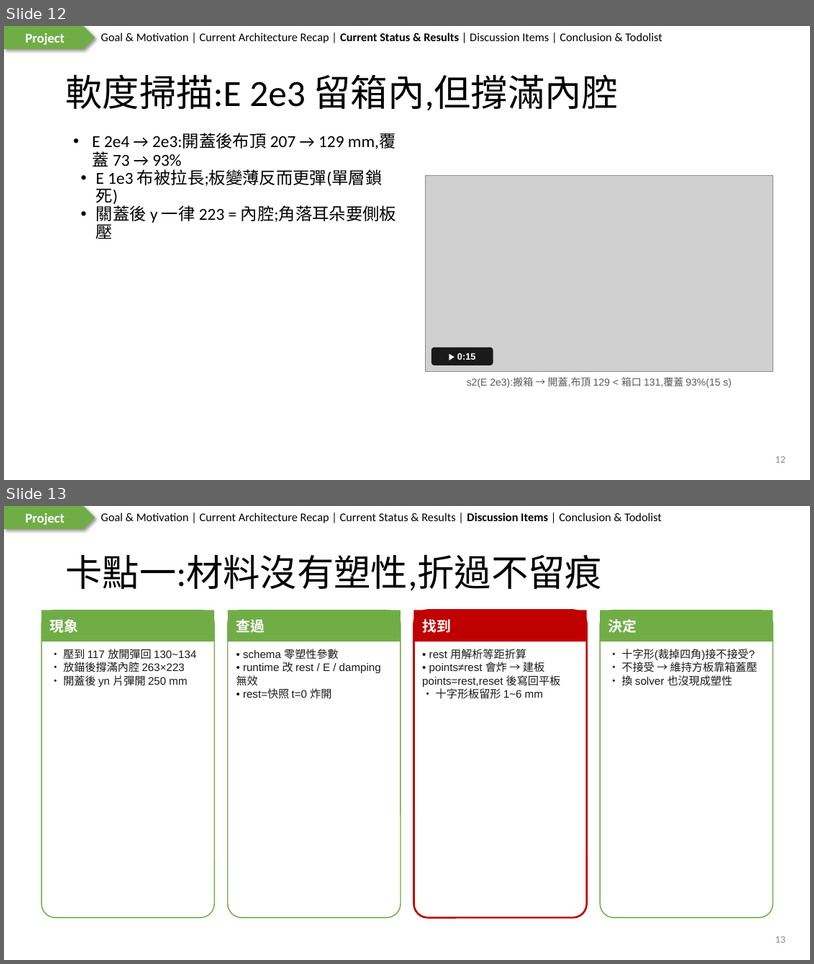
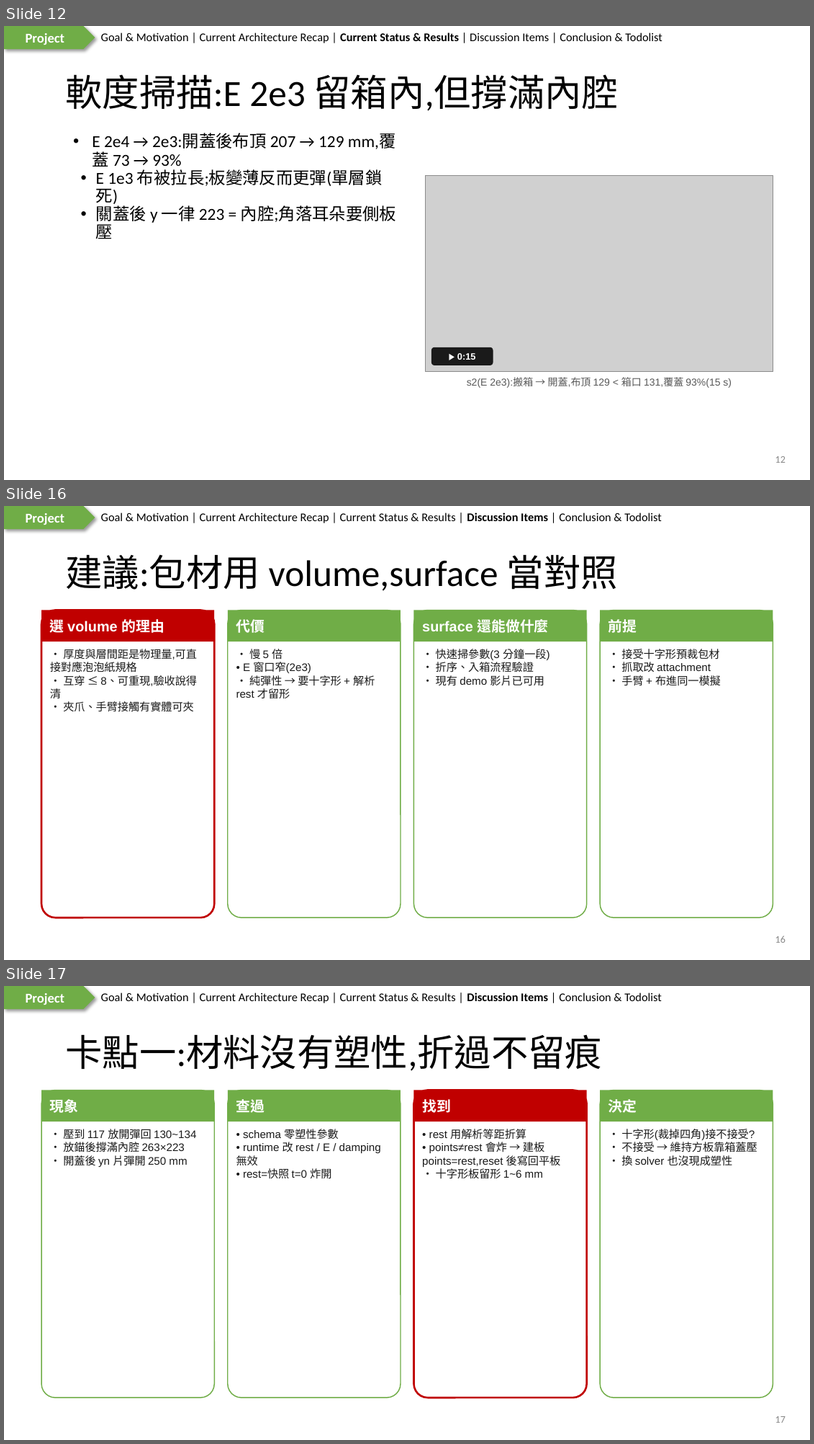
Before and after one commit to wyattsheu/sim-forge, a slide deck: sims/fr3_bubblewrap_pack_20261007/deck/2026-10-07-Report.pptx. Shown one above the other, each under a label of ours: slides 12 and 13 before the commit, slides 12, 16 and 17 after it; the slides between them are not shown. The pictures are 814x964 and 814x1444 pixels, drawn with LibreOffice and Linux fonts; fonts in the diff are those of the drawing; grey boxes stand for pictures. Boxes give left, top, right and bottom in pixels: in the first picture for what was removed or moved away, otherwise in the second. Text is boxed around its words. In the diff, an @@ line names an element or a change of style, - is before the commit and + after.

Commit message:
deck: add surface-vs-volume comparison, thickness pitfalls, surface graspability, recommendation (24 slides)

```diff
--- a/sims/fr3_bubblewrap_pack_20261007/deck/2026-10-07-Report.pptx
+++ b/sims/fr3_bubblewrap_pack_20261007/deck/2026-10-07-Report.pptx
@@ slide 16 added at [4, 506, 810, 960], background #FFFFFF; not listed: 3 template elements that a slide beside it also shows @@
@@ title added at [65, 554, 618, 591], 44 pt, text #000000 @@
+建議:包材用 volume,surface 當對照
@@ rounded rectangle added at [41, 610, 214, 917], fill #FFFFFF, outline #C00000 2.25 pt @@
@@ rectangle added at [41, 610, 214, 641], fill #C00000 @@
@@ rounded rectangle added at [228, 610, 401, 917], fill #FFFFFF, outline #70AD47 1.25 pt @@
@@ rectangle added at [228, 610, 401, 641], fill #70AD47 @@
@@ rounded rectangle added at [414, 610, 587, 917], fill #FFFFFF, outline #70AD47 1.25 pt @@
@@ rectangle added at [414, 610, 587, 641], fill #70AD47 @@
@@ rounded rectangle added at [600, 610, 774, 917], fill #FFFFFF, outline #70AD47 1.25 pt @@
@@ rectangle added at [600, 610, 774, 641], fill #70AD47 @@
@@ text added at [50, 616, 165, 636], 17 pt, text #FFFFFF, bold @@
+選 volume 的理由
@@ text added at [237, 619, 265, 633], 17 pt, text #FFFFFF, bold @@
+代價
@@ text added at [422, 619, 549, 633], 17 pt, text #FFFFFF, bold @@
+surface 還能做什麼
@@ text added at [609, 619, 638, 633], 17 pt, text #FFFFFF, bold @@
+前提
@@ text added at [50, 649, 197, 712], 13 pt, text #1A1A1A @@
+• 厚度與層間距是物理量,可直接對應泡泡紙規格
+• 互穿 ≤ 8、可重現,驗收說得清
+• 夾爪、手臂接觸有實體可夾
@@ text added at [237, 649, 375, 698], 13 pt, text #1A1A1A @@
+• 慢 5 倍
+• E 窗口窄(2e3)
+• 純彈性 → 要十字形 + 解析 rest 才留形
@@ text added at [436, 649, 550, 686], 13 pt, text #1A1A1A @@
+• 快速掃參數(3 分鐘一段)
+• 折序、入箱流程驗證
+• 現有 demo 影片已可用
@@ text added at [622, 649, 721, 686], 13 pt, text #1A1A1A @@
+• 接受十字形預裁包材
+• 抓取改 attachment
+• 手臂 + 布進同一模擬
@@ page number added at [776, 935, 786, 942], 12 pt, text #888888 @@
+16
@@ what was slide 13 is now slide 17 @@
@@ page number at [776, 1416, 786, 1422]: text changed @@
-13
+17
```
Also in this commit, not shown: 1 slide changed, 3 other slides added, 3 other files.
